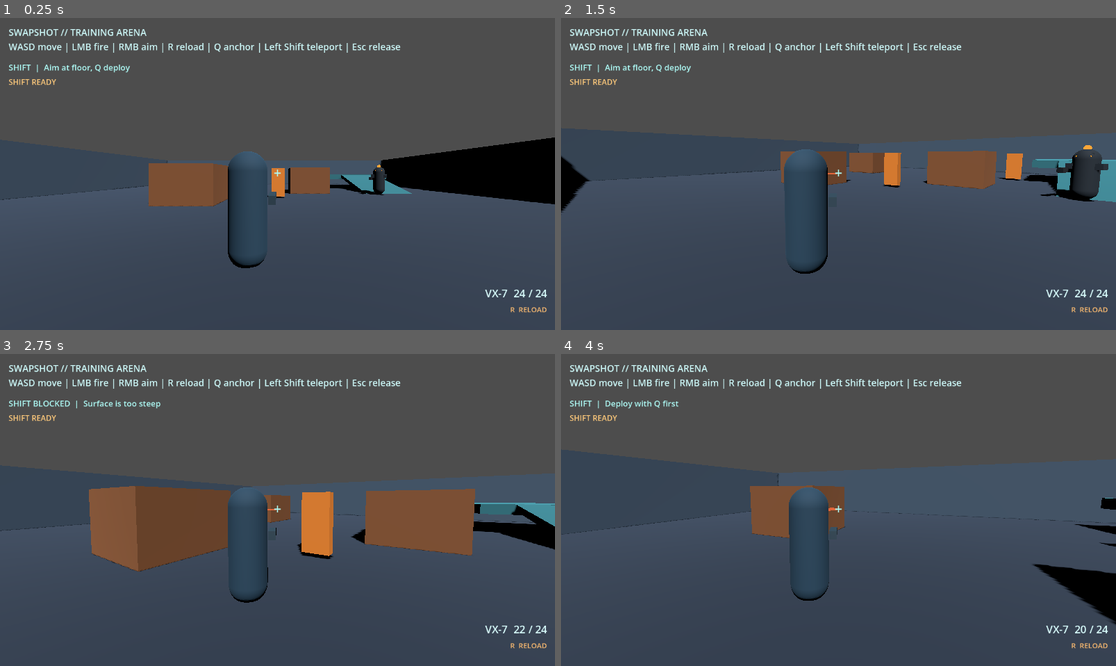
Above: before the commit, frames 1-4 (two rows, left to right).
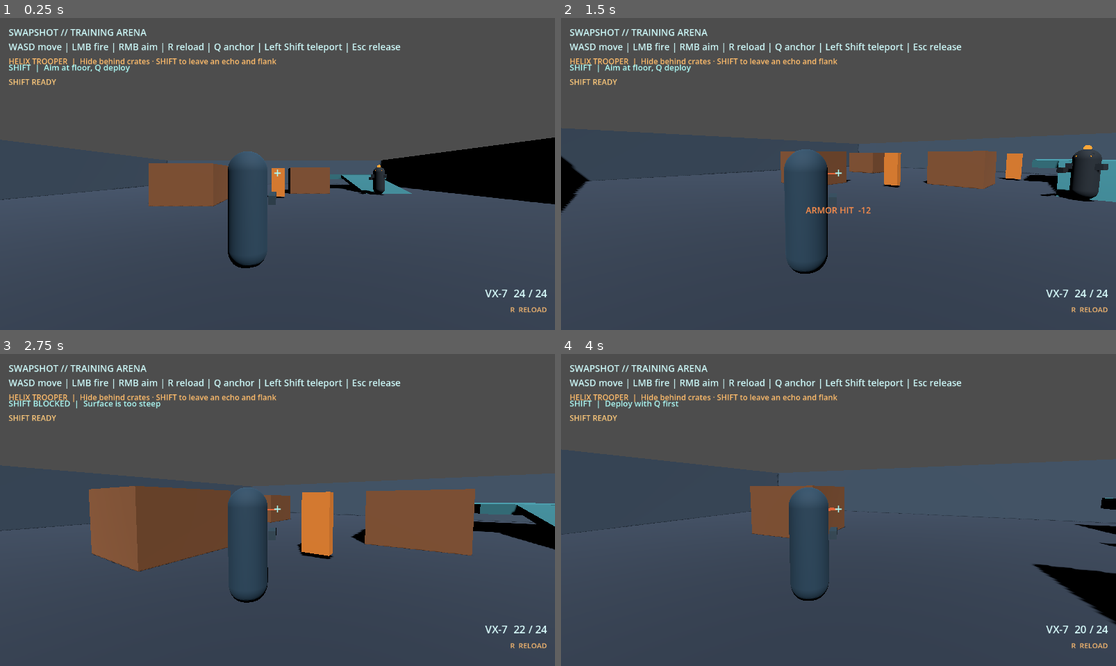
Above: after the commit, the same moments.

Repository: mishraaditya595/swapshot
Game: Godot game, scene res://scenes/main.tscn
Two runs of this game, one before a commit and one after it. Both use one fixed random seed, a clock stepped at 60 frames per second and the inputs below.
Inputs (mouse positions are in pixels of both pictures, inside the frame that each line leads up to):
- Up to frame 1 (0.25 s): no input
- Up to frame 2 (1.5 s): tap Enter at 0.5 s; move the mouse to (960, 158) at 0.52 s; press the mouse at (960, 158) at 0.53 s; hold D (move_right) 0.53-1.28 s; move the mouse to (810, 174) at 1.27 s; release the mouse at (810, 174) at 1.28 s; hold W (move_forward) from 1.28 s (still down); right-click (810, 174) at 1.35 s
- Up to frame 3 (2.75 s): keep holding W (move_forward); click (249, 510) at 1.55 s; move the mouse to (288, 503) at 2.02 s; hold Q (deploy_anchor) from 2.03 s (still down); click (288, 503) at 2.3 s
- Up to frame 4 (4 s): keep holding W (move_forward); move the mouse to (832, 516) at 2.77 s; release Q (deploy_anchor) at 2.78 s; click (832, 516) at 2.85 s; move the mouse to (877, 513) at 3.52 s; hold Shift (shift_teleport) from 3.53 s (still down); click (877, 513) at 3.8 s

The runs differ from the first frame. In frame 1, 0.5% of the frame differs, in the area x 1-50%, y 12-16%; in frame 2, 0.6%, in the area x 1-56%, y 12-63%; in frame 3, 0.5%; in frame 4, 0.5%.

Commit message:
MS-05: refine feedback, correct initial-state test and record PR #13

Diff:
--- a/scenes/levels/ms05_firefight.tscn
+++ b/scenes/levels/ms05_firefight.tscn
@@ -9,3 +9,15 @@
 
 [node name="HelixTrooper" parent="." instance=ExtResource("2_trooper")]
 position = Vector3(8.0, 1.03, -1.0)
+
+[node name="EncounterHUD" type="CanvasLayer" parent="."]
+
+[node name="HelixHint" type="Label" parent="EncounterHUD"]
+offset_left = 18.0
+offset_top = 78.0
+offset_right = 735.0
+offset_bottom = 115.0
+mouse_filter = 2
+theme_override_colors/font_color = Color(1, 0.74, 0.42, 1)
+theme_override_font_sizes/font_size = 16
+text = "HELIX TROOPER  |  Hide behind crates · SHIFT to leave an echo and flank"
--- a/scenes/ui/combat_hud.tscn
+++ b/scenes/ui/combat_hud.tscn
@@ -67,3 +67,20 @@
 theme_override_font_sizes/font_size = 15
 text = "R  RELOAD"
 horizontal_alignment = 2
+
+[node name="Incoming" type="Label" parent="."]
+visible = false
+anchors_preset = 8
+anchor_left = 0.5
+anchor_top = 0.5
+anchor_right = 0.5
+anchor_bottom = 0.5
+offset_left = -150.0
+offset_top = 62.0
+offset_right = 150.0
+offset_bottom = 101.0
+mouse_filter = 2
+theme_override_colors/font_color = Color(1, 0.56, 0.29, 1)
+theme_override_font_sizes/font_size = 18
+text = "ARMOR HIT"
+horizontal_alignment = 1
--- a/scripts/combat_hud.gd
+++ b/scripts/combat_hud.gd
@@ -4,8 +4,12 @@
 @onready var crosshair: Label = $Crosshair
 @onready var hit_marker: Label = $HitMarker
 @onready var reload_label: Label = $Reload
+@onready var incoming: Label = $Incoming
+@onready var owner_player: CharacterBody3D = get_parent() as CharacterBody3D
 @onready var weapon: Node = get_node("../VisualRoot/WeaponPivot/VX7")
 var _hit_left: float = 0.0
+var _incoming_left: float = 0.0
+var _previous_health: float = 100.0
 
 
 func _ready() -> void:
@@ -15,12 +19,17 @@
     _set_ammo(int(weapon.get("ammo")), int(weapon.get("magazine_capacity")))
     _set_reload(bool(weapon.get("is_reloading")))
     hit_marker.visible = false
+    incoming.visible = false
+    _previous_health = float(owner_player.get("health"))
+    owner_player.connect("health_changed", _on_health_changed)
 
 
 func _process(delta: float) -> void:
     crosshair.text = "·" if bool(weapon.get("is_aiming")) else "+"
     _hit_left = maxf(0.0, _hit_left - delta)
     hit_marker.visible = _hit_left > 0.0
+    _incoming_left = maxf(0.0, _incoming_left - delta)
+    incoming.visible = _incoming_left > 0.0
 
 
 func _set_ammo(loaded: int, capacity: int) -> void:
@@ -35,3 +44,11 @@
     if damageable_hit:
         _hit_left = 0.13
         hit_marker.visible = true
+
+
+func _on_health_changed(remaining: float, _maximum: float) -> void:
+    if remaining < _previous_health:
+        incoming.text = "ARMOR HIT  -%d" % int(roundf(_previous_health - remaining))
+        _incoming_left = 0.7
+        incoming.visible = true
+    _previous_health = remaining
--- a/tests/ms05_enemy_smoke.gd
+++ b/tests/ms05_enemy_smoke.gd
@@ -46,7 +46,7 @@
     var rifle: Node = player.get_node("VisualRoot/WeaponPivot/VX7")
     _check(enemy.collision_layer == 1, "VX-7 world hit mask must hit trooper")
     _check(int(rifle.get("hit_mask")) == 1, "Existing rifle hit mask must remain unchanged")
-    _check(int(enemy.get("state")) == 0, "Guard starts IDLE")
+    _check(int(enemy.get("state")) != 3, "Guard must spawn alive")
 
     # Remove animation timing and player gravity from the test; physics ray queries
     # still run against the real scene's collision bodies.
Not shown, changed: docs/MILESTONES.md
Not shown, added: docs/reviews/MS-05-review.md
